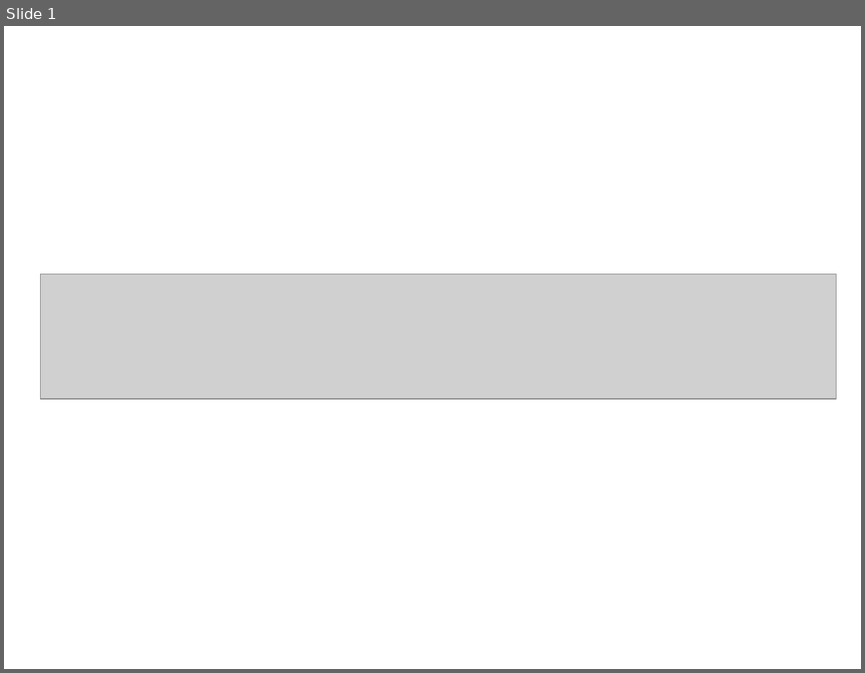
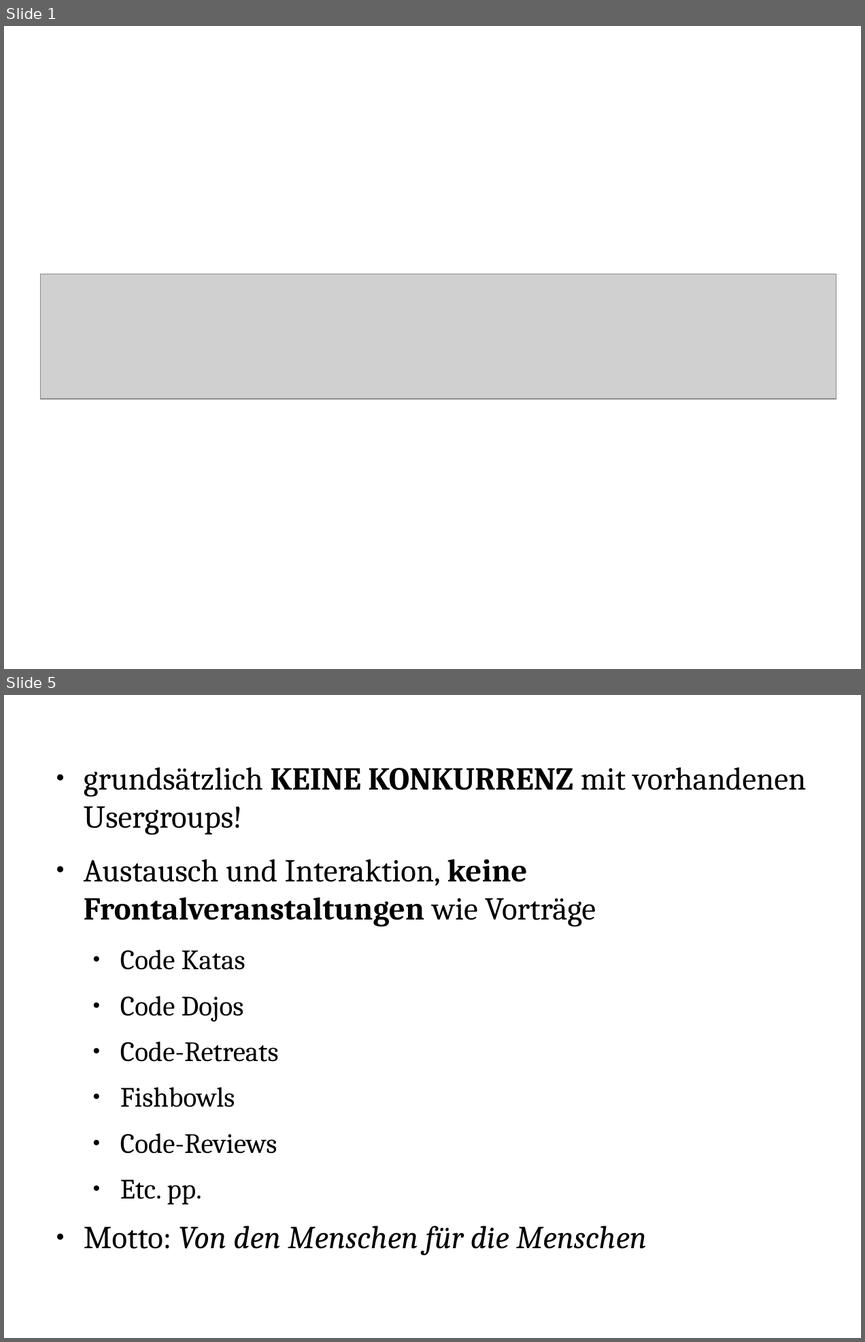
Before and after one commit to Weltraumschaf/Slides, a slide deck: Softwerkskammer-Barcamp5-Stuttgart/Softwerkskammer.odp. Shown one above the other, each under a label of ours: slide 1 before the commit, slides 1 and 5 after it; the slides between them are not shown. The pictures are 865x673 and 865x1342 pixels, drawn with LibreOffice and Linux fonts; fonts in the diff are those of the drawing; grey boxes stand for pictures. Boxes give left, top, right and bottom in pixels: in the first picture for what was removed or moved away, otherwise in the second. Text is boxed around its words. In the diff, an @@ line names an element or a change of style, - is before the commit and + after.

```diff
--- a/Softwerkskammer-Barcamp5-Stuttgart/Softwerkskammer.odp
+++ b/Softwerkskammer-Barcamp5-Stuttgart/Softwerkskammer.odp
@@ slide 5 added at <box>4,695,861,1338</box>, background #FFFFFF @@
@@ text added at <box>84,767,806,1255</box>, 29.6 pt, text #000000 @@
+● grundsätzlich KEINE KONKURRENZ mit vorhandenen Usergroups!
+● Austausch und Interaktion, keine Frontalveranstaltungen wie Vorträge
+  ● Code Katas
+  ● Code Dojos
+  ● Code-Retreats
+  ● Fishbowls
+  ● Code-Reviews
+  ● Etc. pp.
+● Motto: Von den Menschen für die Menschen
```
Also in this commit, not shown: 1 slide changed, 4 other slides added, 1 slide removed, 1 other file.
